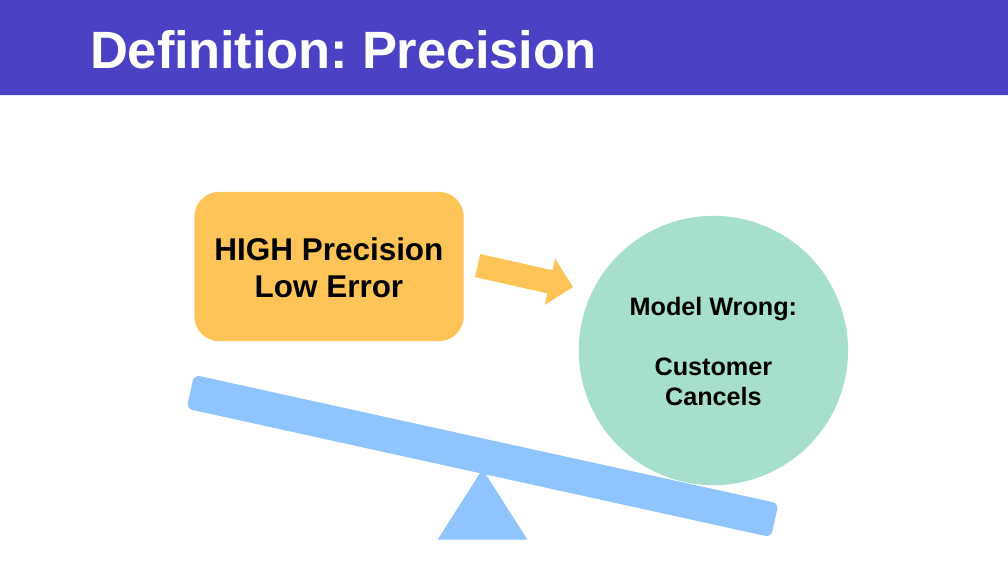
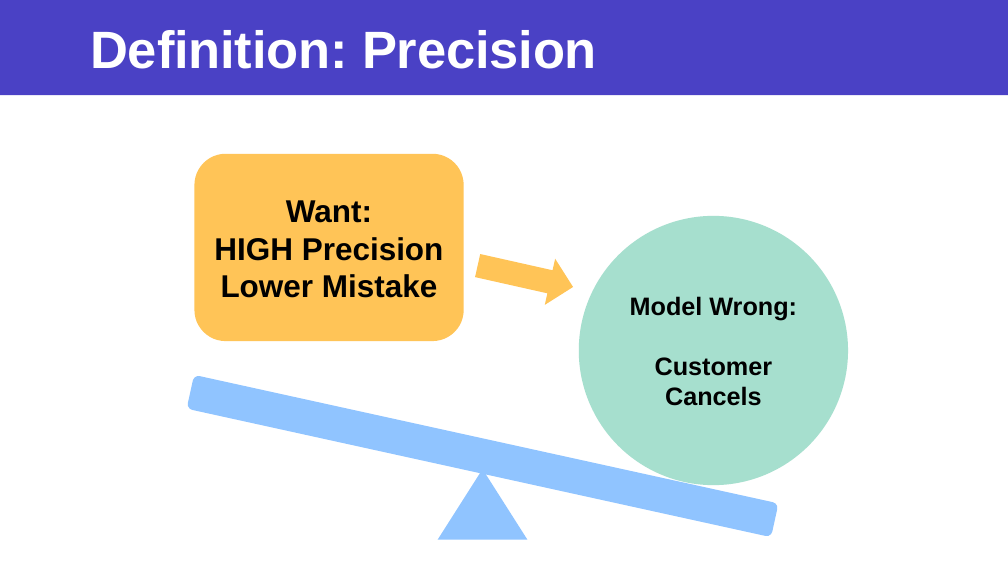
Before and after one commit to jaeheonk817/Project__Predicting-Hotel-Reservation-Cancellations, a slide deck: slide 5 of powerpoint.pptx. Drawn at 1008x567 pixels with LibreOffice and Linux fonts; fonts in the diff are those of the drawing. Boxes give left, top, right and bottom in pixels: in the first picture for what was removed or moved away, otherwise in the second. Text is boxed around its words. In the diff, an @@ line names an element or a change of style, - is before the commit and + after.

```diff
--- a/powerpoint.pptx
+++ b/powerpoint.pptx
@@ rounded rectangle "Want:": place and size @@
-rounded rectangle "Want:" at [194, 192, 464, 341]
+rounded rectangle "Want:" at [194, 154, 464, 341]
@@ text in rounded rectangle at [286, 200, 372, 223]: paragraph added @@
+Want:
@@ text in rounded rectangle at [221, 274, 437, 298]: text changed @@
-Low Error
+Lower Mistake
```
Also in this commit, not shown: 13 other slides changed, 5 slides added, 22 other files.
